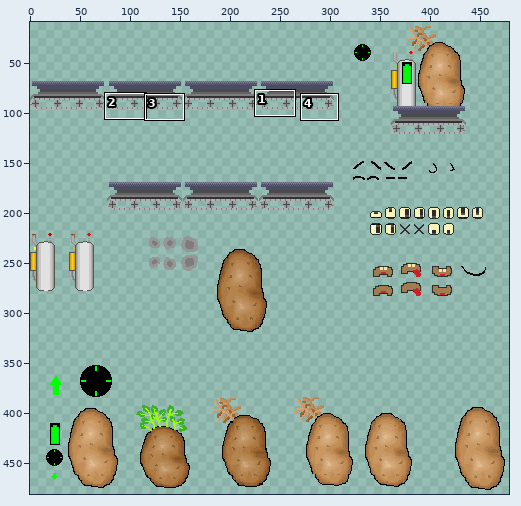
File history of a sprite sheet, CGR/TempArt/Player/Player2.png. Above: a wide view before the commit, with the close-up outlined.
Close-up. Before the edit:
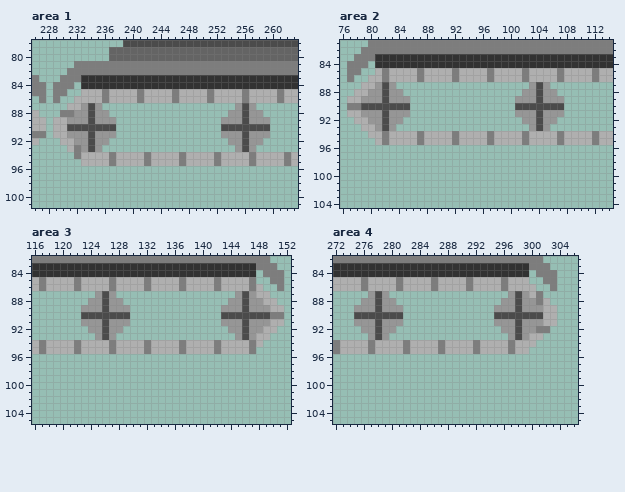
The file is 500x500 pixels. Colours within 5 levels of each other are drawn and written as one. Shown: area 1: x 226..263, y 78..101; area 2: x 76..114, y 81..104; area 3: x 116..152, y 82..105; area 4: x 272..306, y 82..105. The wide view leaves out empty margins. The commit also changed other parts of the picture, which this record leaves out.
New version:
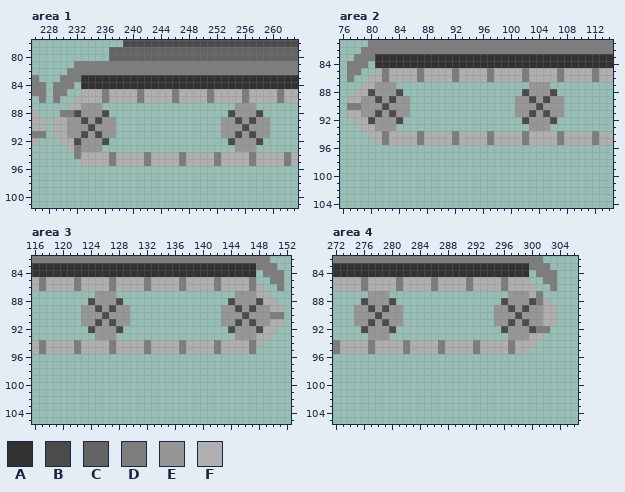
Palette (. is transparent): A #323232  B #4b4b4b  C #646464  D #7d7d7d  E #969696  F #afafaf
Edits made:
Area 1:
Colour B replaces colour E in row 88 at x 232, 236, 254 and 258; in row 89 at x 233, 235, 255 and 257; in row 91 at x 233, 235, 255 and 257; in row 92 at x 232, 236, 254 and 258.
Colour E replaces colour B in rows 87 to 89 at x 234 and 256; in row 90 at x 231 to 233, 235 to 237, 253 to 255 and 257 to 259; in rows 91 to 93 at x 234 and 256.
Area 2:
Colour B replaces colour E in row 88 at x 80, 84, 102 and 106; in row 89 at x 81, 83, 103 and 105; in row 91 at x 81, 83, 103 and 105; in row 92 at x 80, 84, 102 and 106.
Colour E replaces colour B in rows 87 to 89 at x 82 and 104; in row 90 at x 79 to 81, 83 to 85, 101 to 103 and 105 to 107; in rows 91 to 93 at x 82 and 104.
Area 3:
Colour B replaces colour E in row 88 at x 124, 128, 144 and 148; in row 89 at x 125, 127, 145 and 147; in row 91 at x 125, 127, 145 and 147; in row 92 at x 124, 128, 144 and 148.
Colour E replaces colour B in rows 87 to 89 at x 126 and 146; in row 90 at x 123 to 125, 127 to 129, 143 to 145 and 147 to 149; in rows 91 to 93 at x 126 and 146.
Area 4:
Colour B replaces colour E in row 88 at x 276, 280, 296 and 300; in row 89 at x 277, 279, 297 and 299; in row 91 at x 277, 279, 297 and 299; in row 92 at x 276, 280, 296 and 300.
Colour E replaces colour B in rows 87 to 89 at x 278 and 298; in row 90 at x 275 to 277, 279 to 281, 295 to 297 and 299 to 301; in rows 91 to 93 at x 278 and 298.
Changed places in both close-ups, as pixel boxes (x1, y1, x2, y2):
changed: (67, 103, 116, 152)
changed: (221, 103, 270, 152)
changed: (361, 82, 410, 131)
changed: (515, 82, 564, 131)
changed: (81, 291, 130, 340)
changed: (221, 291, 270, 340)
changed: (354, 291, 403, 340)
changed: (494, 291, 543, 340)
